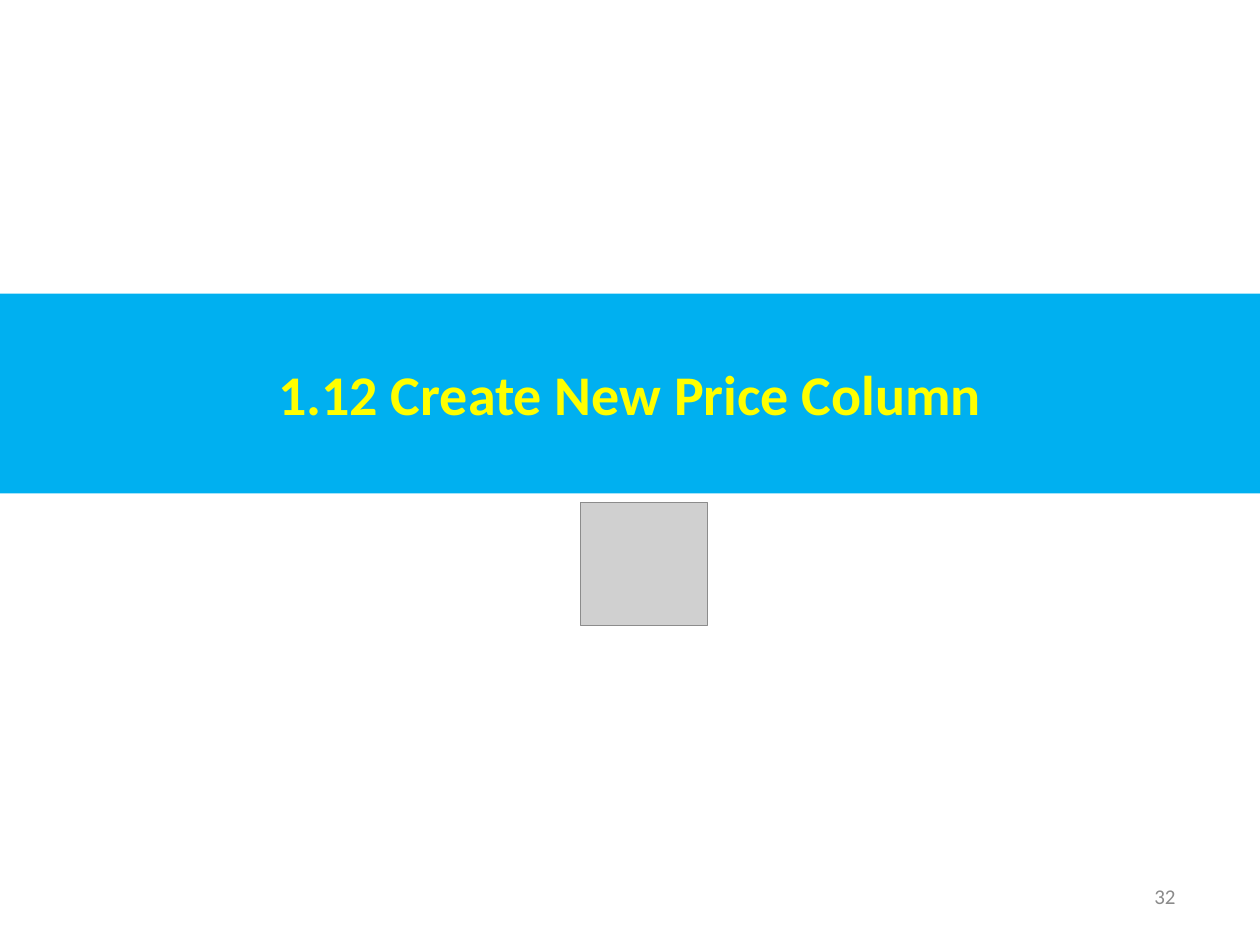
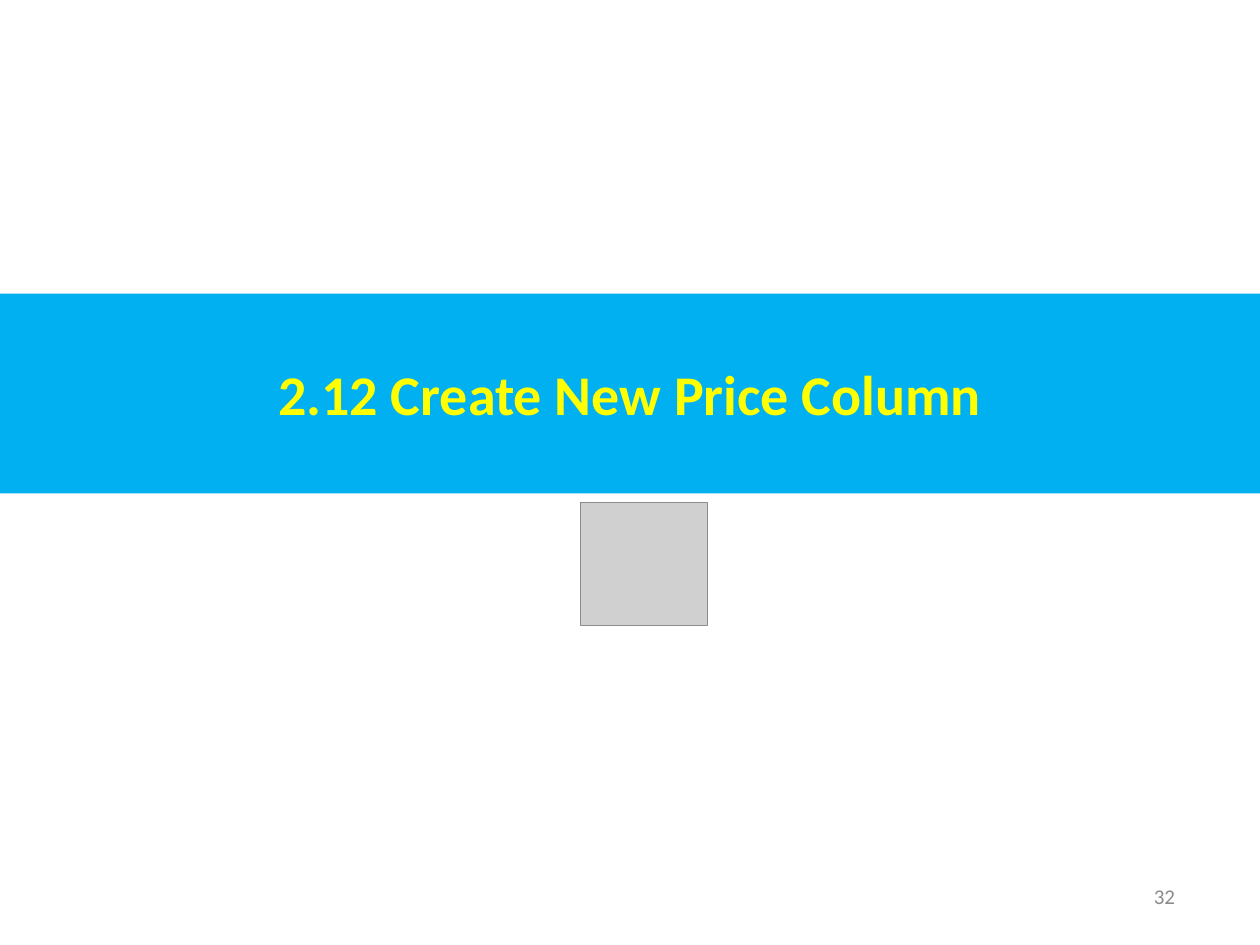
Before and after one commit to peterhchen/AIU_CS511_ML, a slide deck: slide 32 of 000_ML_CB/002_LR_1_Var/001_Video/002_LR_1_Var.ppt. Drawn at 1260x945 pixels with LibreOffice and Linux fonts; fonts in the diff are those of the drawing; grey boxes stand for pictures. Boxes give left, top, right and bottom in pixels: in the first picture for what was removed or moved away, otherwise in the second. Text is boxed around its words. In the diff, an @@ line names an element or a change of style, - is before the commit and + after.

```diff
--- a/000_ML_CB/002_LR_1_Var/001_Video/002_LR_1_Var.ppt
+++ b/000_ML_CB/002_LR_1_Var/001_Video/002_LR_1_Var.ppt
@@ text in rectangle at box(278, 375, 981, 416): text changed @@
-1.12 Create New Price Column
+2.12 Create New Price Column
```
Also in this commit, not shown: 39 other slides changed.
